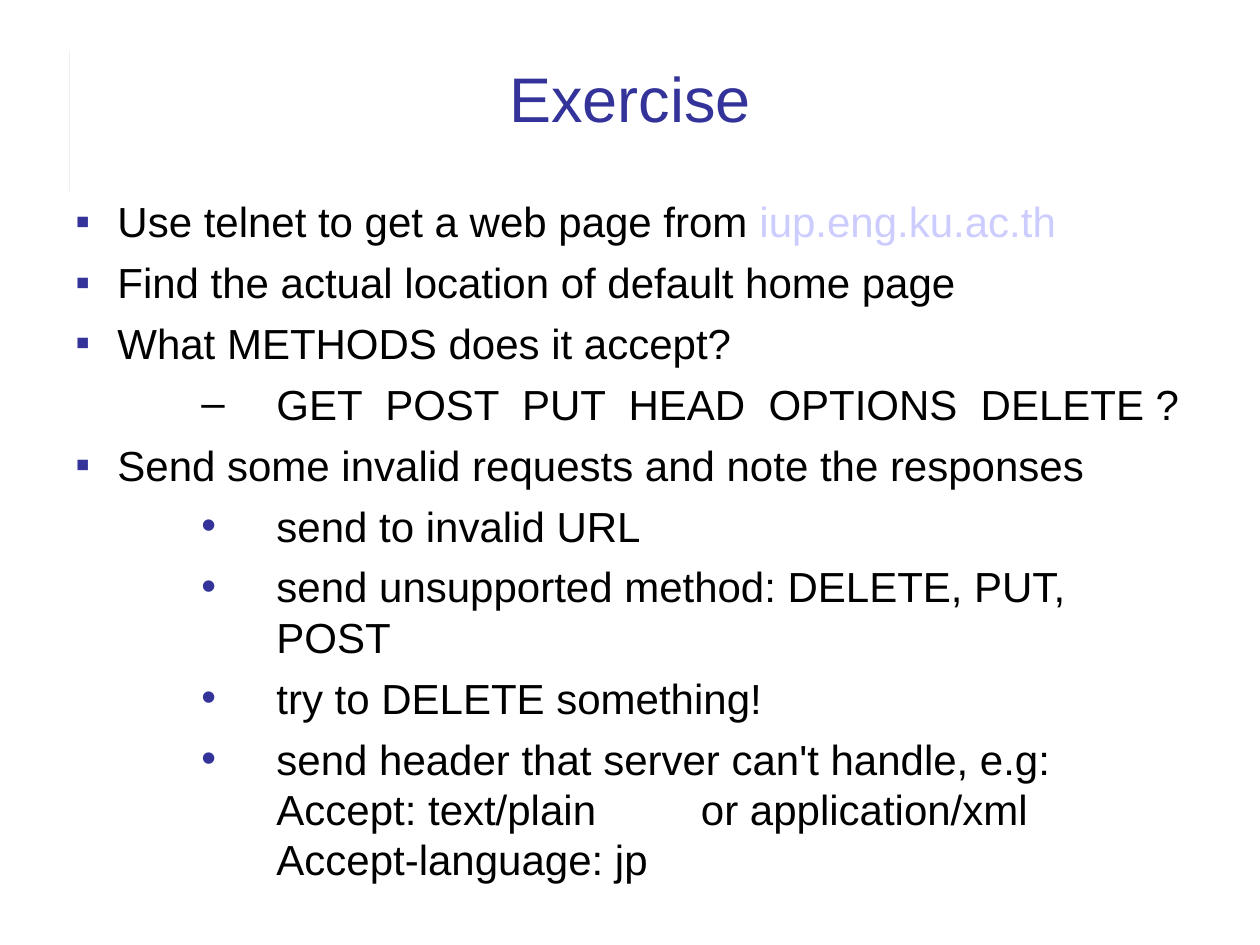
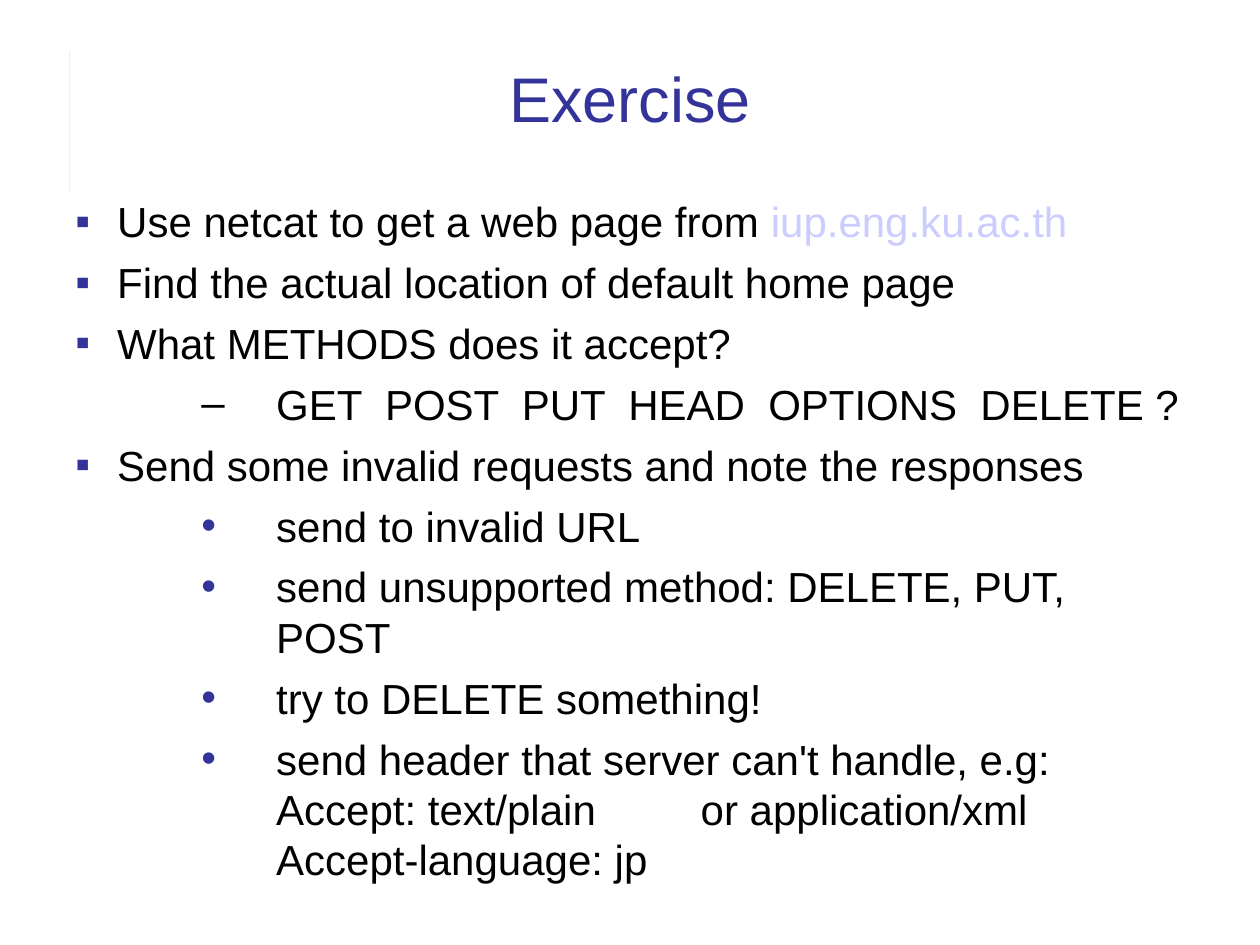
Before and after one commit to cpske/ISP, a slide deck: slide 30 of web/HTTP.ppt. Drawn at 1260x945 pixels with LibreOffice and Linux fonts; fonts in the diff are those of the drawing. Boxes give left, top, right and bottom in pixels: in the first picture for what was removed or moved away, otherwise in the second. Text is boxed around its words. In the diff, an @@ line names an element or a change of style, - is before the commit and + after.

```diff
--- a/web/HTTP.ppt
+++ b/web/HTTP.ppt
@@ text at (117,206,1067,245): text changed @@
-▪ Use telnet to get a web page from iup.eng.ku.ac.th
+▪ Use netcat to get a web page from iup.eng.ku.ac.th
@@ text at (117,267,1143,884): indent changed @@
```
Also in this commit, not shown: 12 other slides changed, 21 other files.
